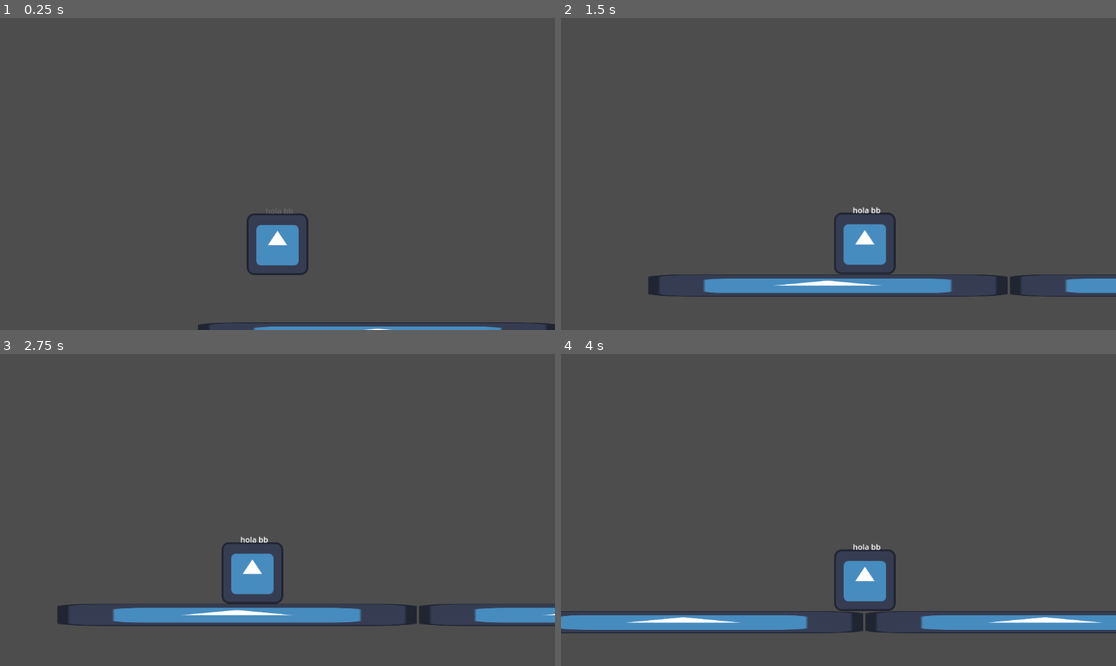
Above: before the commit, frames 1-4 (two rows, left to right).
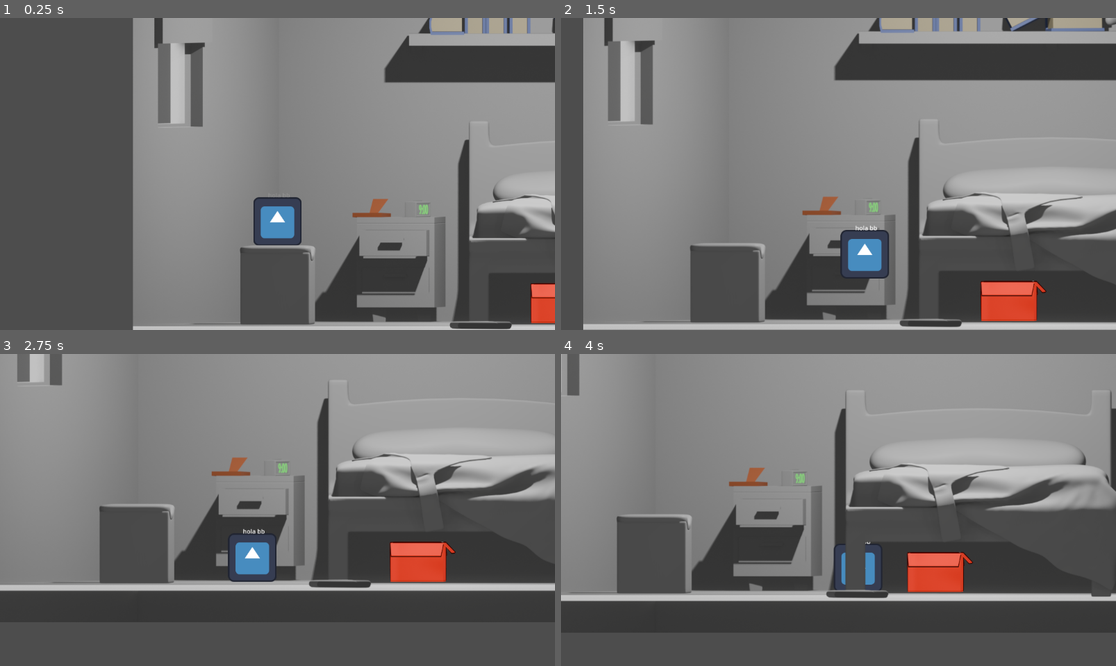
Above: after the commit, the same moments.

Repository: juanfrcaliz/malagajam_2024
Game: Godot game, scene res://scenes/level.tscn
Two runs of this game, one before a commit and one after it. Both use one fixed random seed, a clock stepped at 60 frames per second and the inputs below. The engine's default icon, where the game draws it, is replaced by a stand-in: a white triangle on a blue panel in a dark square.
Inputs:
- Up to frame 1 (0.25 s): no input
- Up to frame 2 (1.5 s): tap Enter (ui_accept) at 0.5, 0.77 s; hold Right (ui_right) from 0.53 s (still down)
- Up to frame 3 (2.75 s): tap Enter (ui_accept) at 1.52 s; release Right (ui_right) at 2.03 s; hold Left (ui_left) from 2.03 s (still down)
- Up to frame 4 (4 s): release Left (ui_left) at 2.78 s; hold Right (ui_right) from 2.78 s (still down); tap Enter (ui_accept) at 3.02, 3.77 s

The runs differ from the first frame. In frame 1, 60% of the frame differs, in the area x 23-100%, y 0-100%; in frame 2, 75%, in the area x 4-100%, y 0-100%; in frame 3, 63%; in frame 4, 65%.

Commit message:
Nivel habitacion

Diff:
--- a/scenes/box.tscn
+++ b/scenes/box.tscn
@@ -1,7 +1,7 @@
-[gd_scene load_steps=4 format=3 uid="uid://wglf1mlb7dta"]
+[gd_scene load_steps=4 format=3 uid="uid://48he5yuyc6fl"]
 
 [ext_resource type="Script" path="res://scripts/box.gd" id="1_3nhd0"]
-[ext_resource type="Texture2D" uid="uid://b1vwatdwt1s3f" path="res://box.png" id="1_tfhe5"]
+[ext_resource type="Texture2D" uid="uid://d4nb3i0qcy6cr" path="res://Assets/Habitacion/caja roja.png" id="2_c3duj"]
 
 [sub_resource type="PhysicsMaterial" id="PhysicsMaterial_ssbou"]
 
@@ -14,19 +14,21 @@
 lock_rotation = true
 script = ExtResource("1_3nhd0")
 
+[node name="Sprite2D" type="Sprite2D" parent="."]
+position = Vector2(56.9311, -59.619)
+scale = Vector2(0.542201, 0.542201)
+texture = ExtResource("2_c3duj")
+
 [node name="CollisionPolygon2D" type="CollisionPolygon2D" parent="."]
-polygon = PackedVector2Array(345, 195, 345, 220, 285, 251, 227, 218, 228, 191, 227, 218, 285, 247, 341, 216)
-
-[node name="Sprite2D" type="Sprite2D" parent="."]
-position = Vector2(292, 203)
-scale = Vector2(0.326172, 0.326172)
-texture = ExtResource("1_tfhe5")
+position = Vector2(-257.892, -238.329)
+polygon = PackedVector2Array(374.751, 153.869, 374.751, 237.336, 303.633, 237.482, 258.687, 237.482, 258.891, 154.863, 268.879, 228.393, 293.849, 229.387, 364.763, 228.393)
 
 [node name="Area2D" type="Area2D" parent="."]
 
 [node name="CollisionPolygon2D" type="CollisionPolygon2D" parent="Area2D"]
+position = Vector2(-257.892, -238.329)
 scale = Vector2(116.51, 16.8922)
-polygon = PackedVector2Array(1.9717, 11.5881, 1.98027, 12.8822, 2.44319, 14.7646, 2.44319, 14.7646, 2.93183, 13.0587, 2.9404, 11.1175, 2.46034, 13.1175)
+polygon = PackedVector2Array(2.46208, 12.403, 2.27348, 9.52065, 2.31635, 13.403, 2.70211, 13.403, 3.08788, 13.4618, 3.15646, 9.75594, 2.74498, 12.1677)
 
 [connection signal="body_entered" from="Area2D" to="." method="_on_area_2d_body_entered"]
 [connection signal="body_exited" from="Area2D" to="." method="_on_area_2d_body_exited"]
--- a/scenes/level.tscn
+++ b/scenes/level.tscn
@@ -1,20 +1,49 @@
-[gd_scene load_steps=4 format=3 uid="uid://bxqrj3sdavb36"]
+[gd_scene load_steps=7 format=3 uid="uid://bxqrj3sdavb36"]
 
+[ext_resource type="Script" path="res://scripts/level.gd" id="1_7mcvw"]
 [ext_resource type="PackedScene" uid="uid://c4rw6vbi63eh6" path="res://scenes/floor.tscn" id="1_687gb"]
 [ext_resource type="PackedScene" uid="uid://bfwtopjmldvdy" path="res://scenes/pug.tscn" id="1_xw77n"]
-[ext_resource type="PackedScene" uid="uid://dxoxf2ojgbvwu" path="res://scenes/persiana.tscn" id="3_ialmr"]
+[ext_resource type="Texture2D" uid="uid://c02m5hmwbp8di" path="res://Assets/Habitacion/detras.png" id="2_q6j1k"]
+[ext_resource type="Texture2D" uid="uid://c8jeusi50xvv3" path="res://Assets/Habitacion/delante.png" id="3_mnwwm"]
+[ext_resource type="PackedScene" uid="uid://48he5yuyc6fl" path="res://scenes/box.tscn" id="5_hnovt"]
 
 [node name="Level" type="Node2D"]
+script = ExtResource("1_7mcvw")
 
 [node name="Floor" parent="." instance=ExtResource("1_687gb")]
-position = Vector2(378, 584)
+position = Vector2(532, 586)
+scale = Vector2(2.42258, 1)
 
 [node name="Floor2" parent="." instance=ExtResource("1_687gb")]
-position = Vector2(1129, 584)
+position = Vector2(-88, 483)
+scale = Vector2(0.207199, 3.51515)
+
+[node name="Floor3" parent="." instance=ExtResource("1_687gb")]
+position = Vector2(-190, 202)
+rotation = 1.5708
+
+[node name="Floor4" parent="." instance=ExtResource("1_687gb")]
+position = Vector2(598, 386)
+scale = Vector2(0.765232, 2.63929)
+
+[node name="puerta_salon" parent="." instance=ExtResource("1_687gb")]
+position = Vector2(1422, 174)
+rotation = 1.5708
+
+[node name="Detras" type="Sprite2D" parent="."]
+position = Vector2(573, 107)
+texture = ExtResource("2_q6j1k")
 
 [node name="Pug" parent="." instance=ExtResource("1_xw77n")]
-position = Vector2(170, 366)
+position = Vector2(-87, 351)
+scale = Vector2(0.788682, 0.788682)
 
-[node name="StaticBody2D" parent="." instance=ExtResource("3_ialmr")]
-position = Vector2(766, 301)
-scale = Vector2(1.40905, 1.40905)
+[node name="Box" parent="." instance=ExtResource("5_hnovt")]
+position = Vector2(438, 567)
+
+[node name="Delante" type="Sprite2D" parent="."]
+position = Vector2(572, 106)
+texture = ExtResource("3_mnwwm")
+
+[connection signal="dog_entered" from="Box" to="." method="_on_box_dog_entered"]
+[connection signal="dog_exited" from="Box" to="." method="_on_box_dog_exited"]
--- a/scripts/level.gd
+++ b/scripts/level.gd
@@ -12,6 +12,7 @@
 
 
 func _on_box_dog_entered():
+	print("entered")
 	$Pug.change_mobility(false)
 
 
--- a/scripts/pug.gd
+++ b/scripts/pug.gd
@@ -3,7 +3,7 @@
 
 const SPEED = 300.0
 const JUMP_VELOCITY = -400.0
-const PUSH_FORCE = 30.0
+const PUSH_FORCE = 10.0
 var can_push = true
 
 # Get the gravity from the project settings to be synced with RigidBody nodes.
